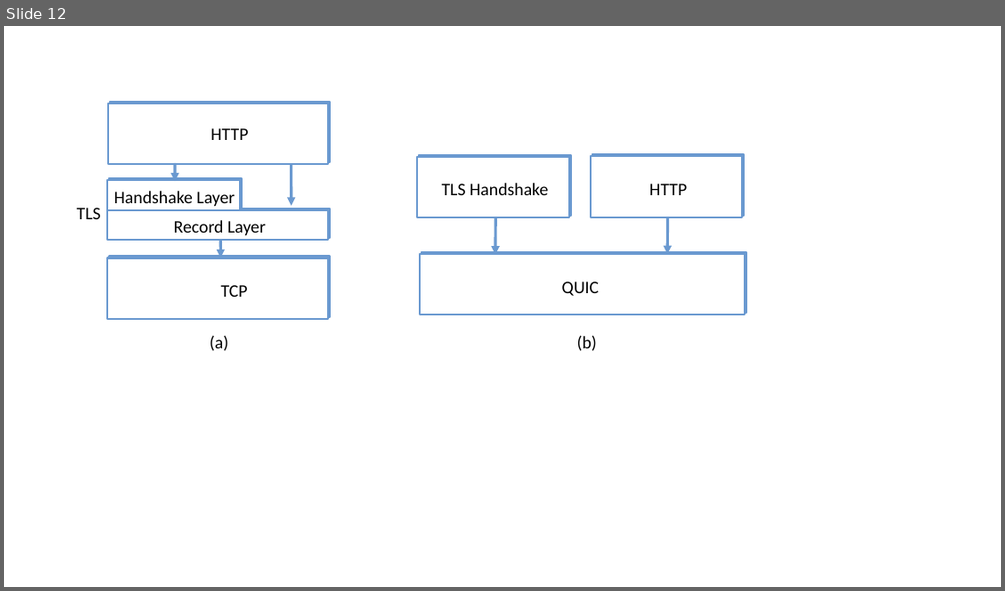
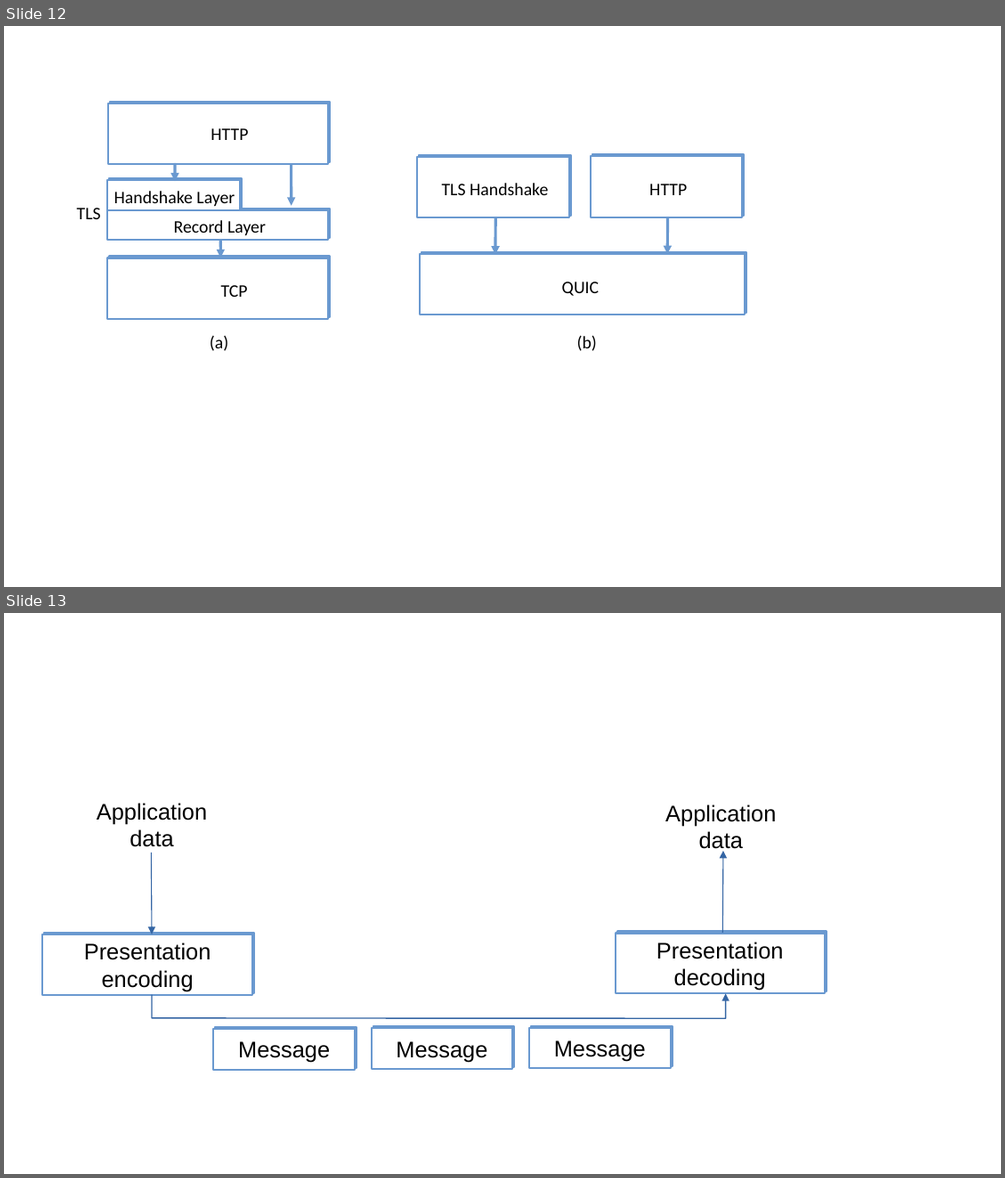
Before and after one commit to SystemsApproach/7E, a slide deck: message/figures/message.odp. Shown one above the other, each under a label of ours: slide 12 before the commit, slides 12 and 13 after it. The pictures are 1005x591 and 1005x1178 pixels, drawn with LibreOffice and Linux fonts; fonts in the diff are those of the drawing. Boxes give left, top, right and bottom in pixels: in the first picture for what was removed or moved away, otherwise in the second. Text is boxed around its words. In the diff, an @@ line names an element or a change of style, - is before the commit and + after.

```diff
--- a/message/figures/message.odp
+++ b/message/figures/message.odp
@@ slide 13 added at box(4, 613, 1001, 1174), background #FFFFFF @@
@@ text added at box(97, 803, 207, 847), 18 pt, text #000000 @@
+Application
+data
@@ text added at box(665, 804, 776, 853), 18 pt, text #000000 @@
+Application
+data
@@ arrow added from (152, 852) to (152, 934), #3465A4 0.79 pt @@
@@ arrow added from (723, 933) to (723, 851), #3465A4 0.79 pt @@
@@ rectangle added at box(42, 934, 252, 995), fill #FFFFFF, outline #6A99D0 1.45 pt, 18 pt, text #000000 @@
+Presentation
+encoding
@@ rectangle added at box(615, 933, 825, 994), fill #FFFFFF, outline #6A99D0 1.45 pt, 18 pt, text #000000 @@
+Presentation
+decoding
@@ freeform shape added at box(152, 994, 726, 1019), outline #3465A4 0.99 pt @@
@@ rectangle added at box(214, 1030, 355, 1070), fill #FFFFFF, outline #6A99D0 1.45 pt, 18 pt, text #000000 @@
+Message
@@ rectangle added at box(372, 1028, 512, 1069), fill #FFFFFF, outline #6A99D0 1.45 pt, 18 pt, text #000000 @@
+Message
@@ rectangle added at box(529, 1027, 671, 1068), fill #FFFFFF, outline #6A99D0 1.45 pt, 18 pt, text #000000 @@
+Message
```
Also in this commit, not shown: 1 other slide added, 8 other files.
